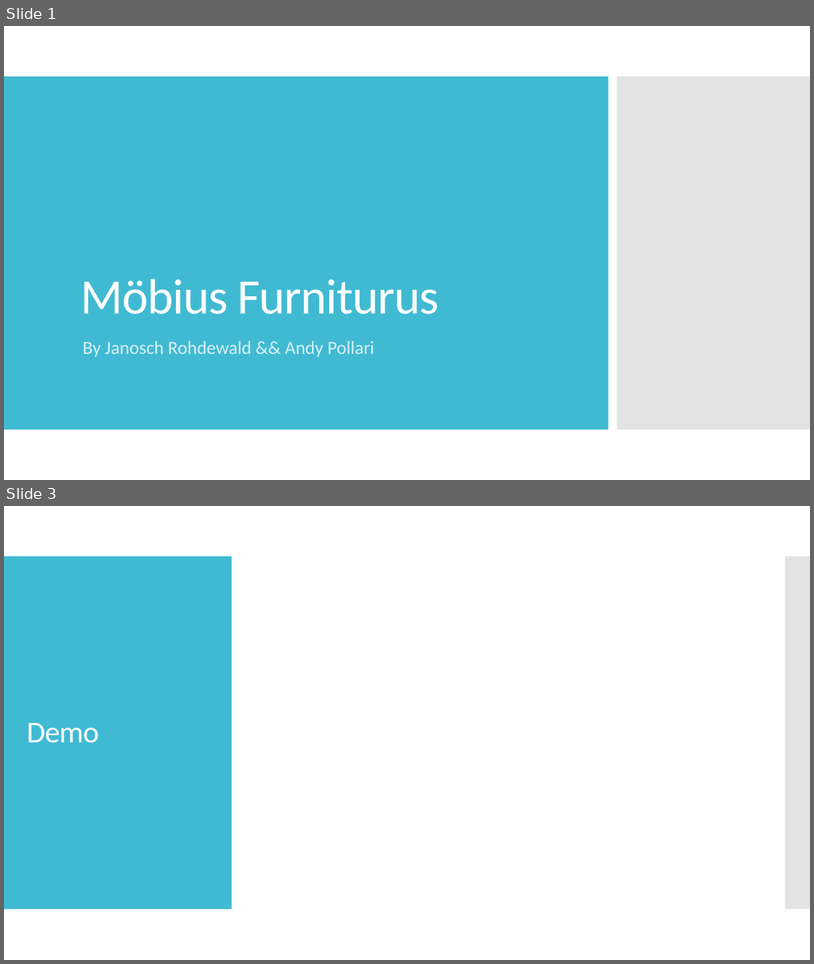
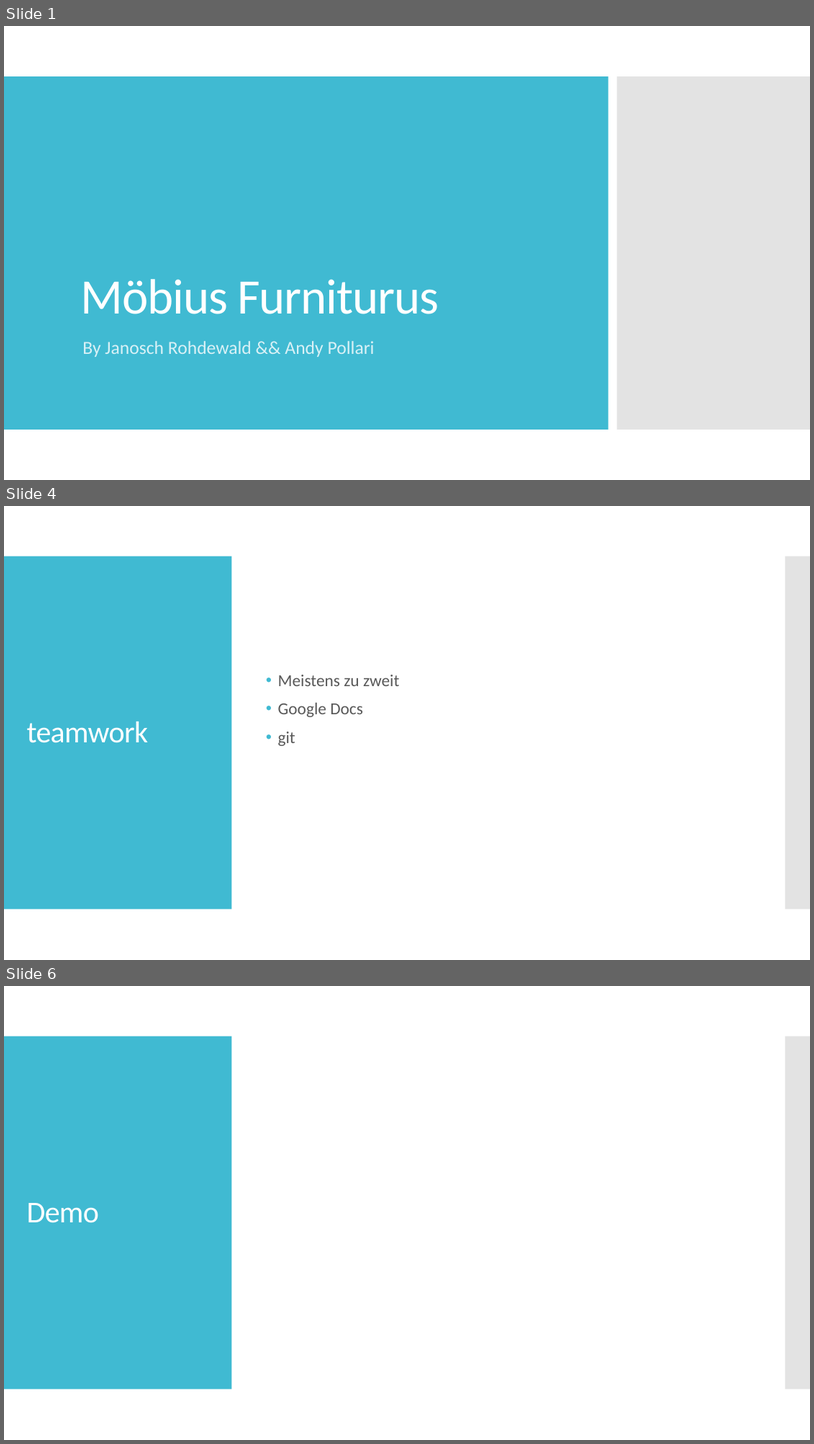
Before and after one commit to polandy/ch.bfh.bti7054.w2013.q.furnitureShop, a slide deck: doc/Möbius Furniturus.pptx. Shown one above the other, each under a label of ours: slides 1 and 3 before the commit, slides 1, 4 and 6 after it; the slides between them are not shown. The pictures are 814x964 and 814x1444 pixels, drawn with LibreOffice and Linux fonts; fonts in the diff are those of the drawing. Boxes give left, top, right and bottom in pixels: in the first picture for what was removed or moved away, otherwise in the second. Text is boxed around its words. In the diff, an @@ line names an element or a change of style, - is before the commit and + after.

```diff
--- a/doc/Möbius Furniturus.pptx
+++ b/doc/Möbius Furniturus.pptx
@@ slide 4 added at (4, 506, 810, 960), background #FFFFFF; not listed: 2 template elements that a slide beside it also shows @@
@@ text added at (278, 674, 399, 746), 20 pt, text #595959 @@
+• Meistens zu zweit
+• Google Docs
+• git
@@ title added at (27, 721, 149, 743), 36 pt, text #FFFFFF @@
+teamwork
@@ what was slide 3 is now slide 6 @@
```
Also in this commit, not shown: 3 other slides added, 1 slide removed, 1 other file.
